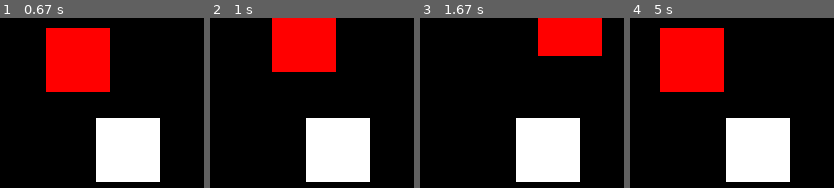
Above: before the commit, frames 1-4 (left to right).
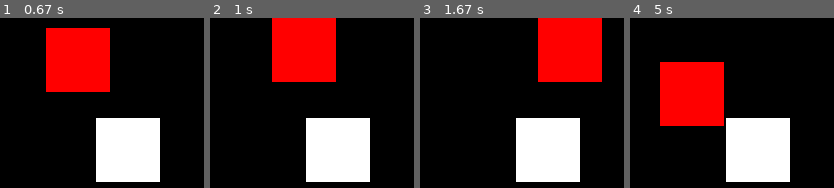
Above: after the commit, the same moments.

Repository: benedekhalaj/pygame-roguelike
Game: pygame game, started from play.py
The game is run twice, just before and just after one commit, with the same random seed, the same clock (stepped at 60 frames per second) and the same inputs.
Inputs:
- Up to frame 1 (0.67 s): hold Right from 0.33 s (still down)
- Up to frame 2 (1 s): release Right at 0.8 s; hold Up from 0.83 s (still down)
- Up to frame 3 (1.67 s): release Up at 1.13 s; hold Right 1.17-1.63 s
- Up to frame 4 (5 s): hold Left 1.67-2.2 s; hold Down 2.23-2.53 s; hold Left 2.57-2.97 s; hold Up 3-3.37 s; hold Right 3.4-4.03 s; hold Down 4.07-4.43 s; hold Left 4.47-4.93 s; hold Right from 4.97 s (still down)

Frame 1 is identical in both runs. In frame 2, 1.8% of the frame differs, in the area x 30-62%, y 31-38%; in frame 3, 4.8%; in frame 4, 13%, in the area x 14-47%, y 5-64%.

Commit message:
Player Controller: Add screen boundaries

Diff:
--- a/controller/player_controller.py
+++ b/controller/player_controller.py
@@ -14,13 +14,13 @@
 def control_player(player):
     keys = view.get_input()
 
-    if keys[pygame.K_LEFT]:
+    if keys[pygame.K_LEFT] and player.x > 0:
         player.move_left()
-    if keys[pygame.K_RIGHT]:
+    if keys[pygame.K_RIGHT] and player.x + player.width < view.SCREEN_WIDTH:
         player.move_right()
-    if keys[pygame.K_UP]:
+    if keys[pygame.K_UP] and player.y > 0:
         player.move_up()
-    if keys[pygame.K_DOWN]:
+    if keys[pygame.K_DOWN] and player.y + player.height < view.SCREEN_HEIGHT:
         player.move_down()
     if keys[pygame.K_LSHIFT]:
         player.sprint()
